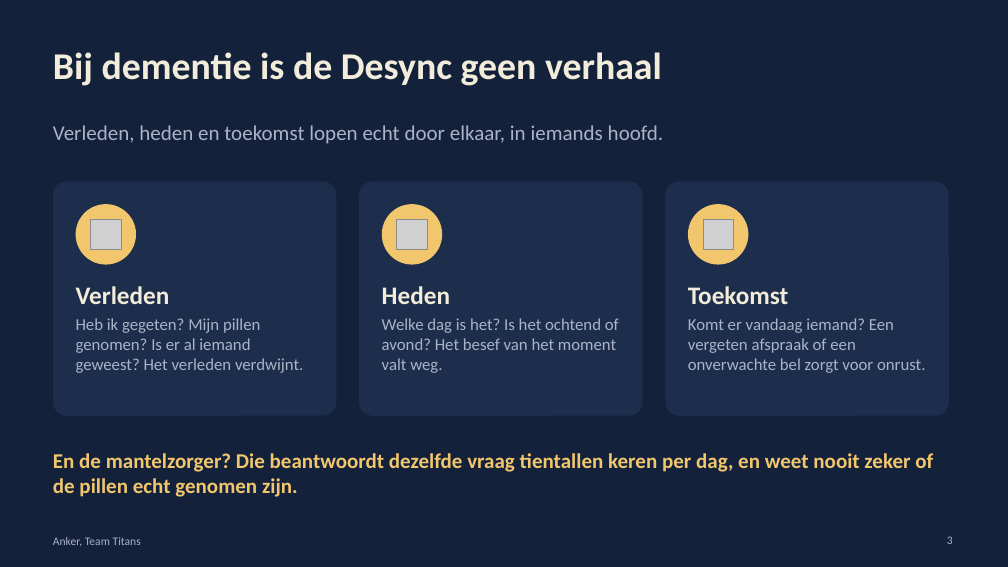
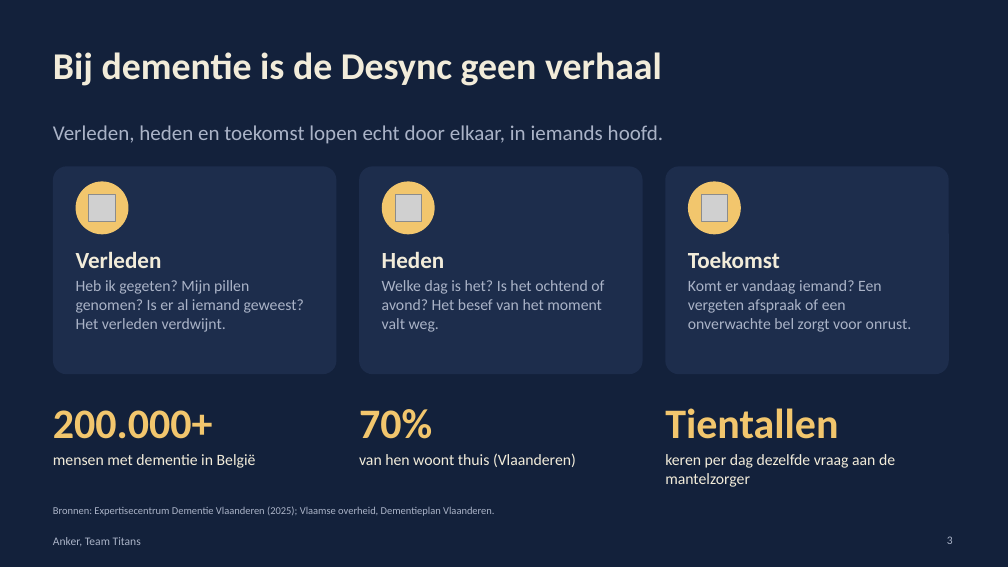
Before and after one commit to sergiuNE/Titans---Hack_The_Future, a slide deck: slide 3 of Documentation/Anker-pitch.pptx. Drawn at 1008x567 pixels with LibreOffice and Linux fonts; fonts in the diff are those of the drawing; grey boxes stand for pictures. Boxes give left, top, right and bottom in pixels: in the first picture for what was removed or moved away, otherwise in the second. Text is boxed around its words. In the diff, an @@ line names an element or a change of style, - is before the commit and + after.

```diff
--- a/Documentation/Anker-pitch.pptx
+++ b/Documentation/Anker-pitch.pptx
@@ rounded rectangle: place and size @@
-rounded rectangle at bbox=[53, 181, 337, 416]
+rounded rectangle at bbox=[53, 166, 337, 374]
@@ rounded rectangle: place and size @@
-rounded rectangle at bbox=[359, 181, 643, 416]
+rounded rectangle at bbox=[359, 166, 643, 374]
@@ proportions changed in 3 elements at bbox=[53, 166, 337, 374], bbox=[359, 166, 643, 374], bbox=[665, 166, 949, 374] @@
@@ rounded rectangle: place and size @@
-rounded rectangle at bbox=[665, 181, 949, 416]
+rounded rectangle at bbox=[665, 166, 949, 374]
@@ ellipse: place and size @@
-ellipse at bbox=[76, 204, 136, 265]
+ellipse at bbox=[76, 181, 129, 234]
@@ picture: place and size @@
-picture at bbox=[91, 219, 121, 250]
+picture at bbox=[89, 195, 116, 222]
@@ ellipse: place and size @@
-ellipse at bbox=[382, 204, 442, 265]
+ellipse at bbox=[382, 181, 435, 234]
@@ picture: place and size @@
-picture at bbox=[397, 219, 427, 250]
+picture at bbox=[395, 195, 421, 222]
@@ ellipse: place and size @@
-ellipse at bbox=[688, 204, 749, 265]
+ellipse at bbox=[688, 181, 741, 234]
@@ picture: place and size @@
-picture at bbox=[703, 219, 734, 250]
+picture at bbox=[702, 195, 728, 222]
@@ text "Verleden": place and size @@
-text "Verleden" at bbox=[76, 286, 170, 304]
+text "Verleden" at bbox=[76, 251, 162, 268]
@@ text "Heden": place and size @@
-text "Heden" at bbox=[382, 286, 450, 304]
+text "Heden" at bbox=[382, 251, 445, 268]
@@ size 24 to 22 pt in 3 elements at bbox=[76, 251, 162, 268], bbox=[382, 251, 445, 268], bbox=[688, 251, 780, 268] @@
@@ text "Toekomst": place and size @@
-text "Toekomst" at bbox=[688, 286, 788, 304]
+text "Toekomst" at bbox=[688, 251, 780, 268]
@@ 3 texts: place and size @@
-3 texts at bbox=[76, 318, 925, 373]
+3 texts at bbox=[76, 280, 912, 332]
@@ size 16 to 15 pt in 3 elements at bbox=[76, 280, 304, 332], bbox=[382, 280, 604, 332], bbox=[688, 280, 912, 332] @@
@@ text added at bbox=[53, 410, 213, 439], 40 pt, text #F2C66D, bold @@
+200.000+
@@ text added at bbox=[359, 409, 432, 439], 40 pt, text #F2C66D, bold @@
+70%
@@ text added at bbox=[665, 408, 838, 439], 40 pt, text #F2C66D, bold @@
+Tientallen
@@ text removed at bbox=[53, 453, 933, 497] @@
-En de mantelzorger? Die beantwoordt dezelfde vraag tientallen keren per dag, en weet nooit zeker of de pillen echt genomen zijn.
@@ text added at bbox=[53, 454, 256, 468], 15 pt, text #F2ECDA @@
+mensen met dementie in België
@@ text added at bbox=[359, 453, 576, 467], 15 pt, text #F2ECDA @@
+van hen woont thuis (Vlaanderen)
@@ text added at bbox=[665, 454, 895, 487], 15 pt, text #F2ECDA @@
+keren per dag dezelfde vraag aan de mantelzorger
@@ text added at bbox=[53, 506, 494, 516], 10 pt, text #AAB3C7 @@
+Bronnen: Expertisecentrum Dementie Vlaanderen (2025); Vlaamse overheid, Dementieplan Vlaanderen.
```
Also in this commit, not shown: 1 other slide changed, 1 slide added, 2 slides removed, 18 other files.
